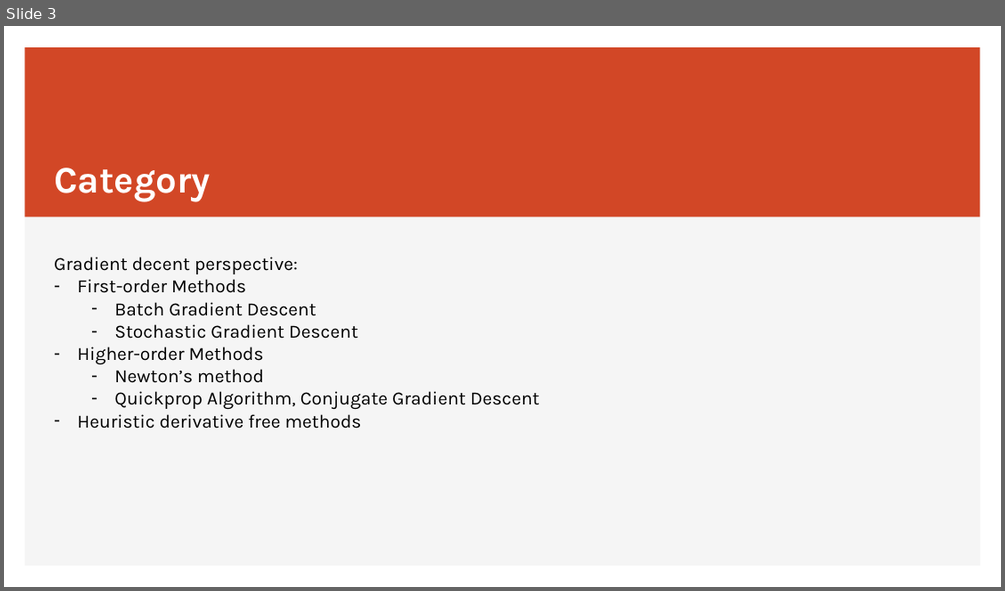
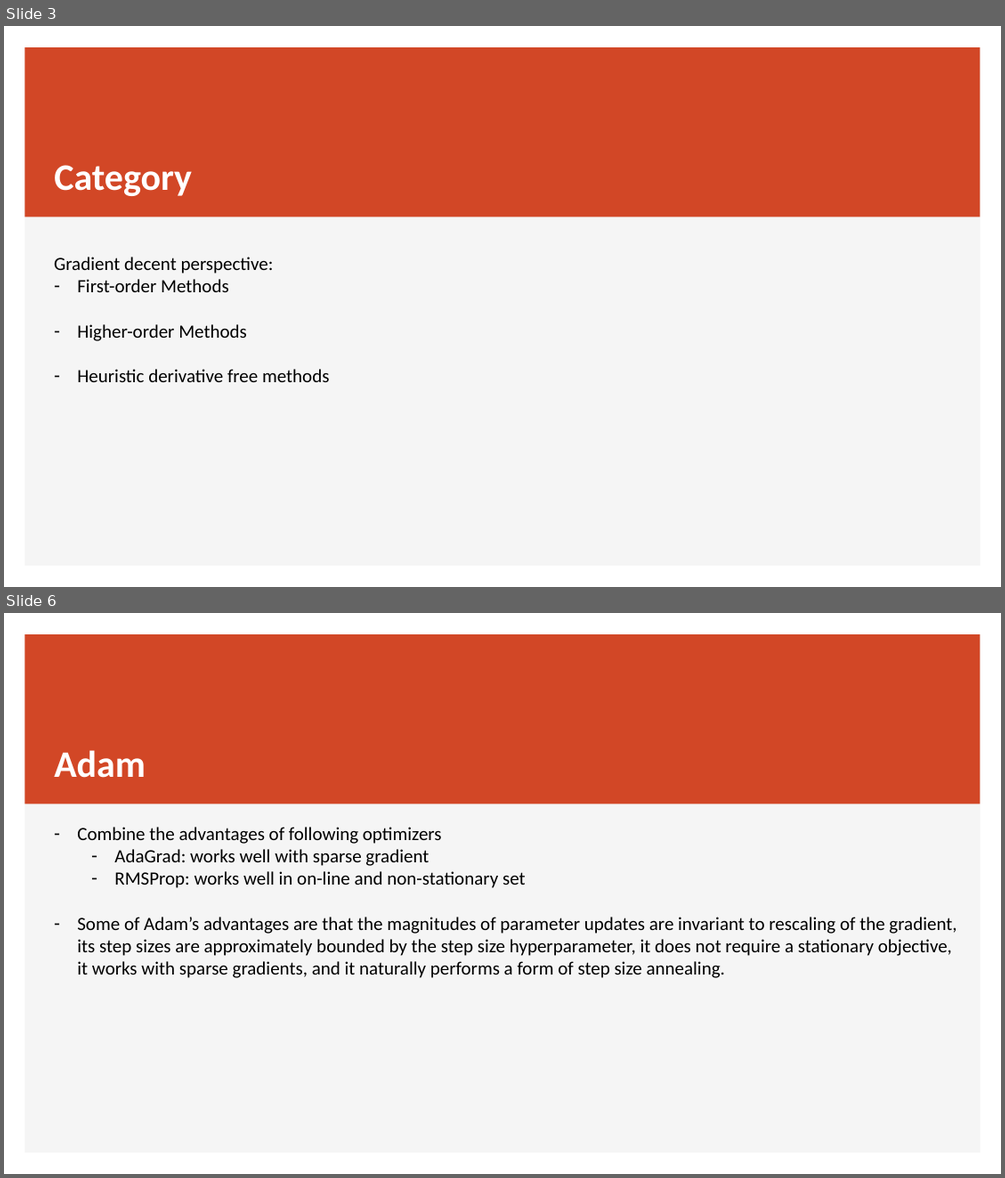
Before and after one commit to JiadaoZ22/Writings, a slide deck: IUPUI/ECE662/submission1_optimization.pptx. Shown one above the other, each under a label of ours: slide 3 before the commit, slides 3 and 6 after it; the slides between them are not shown. The pictures are 1005x591 and 1005x1178 pixels, drawn with LibreOffice and Linux fonts; fonts in the diff are those of the drawing. Boxes give left, top, right and bottom in pixels: in the first picture for what was removed or moved away, otherwise in the second. Text is boxed around its words. In the diff, an @@ line names an element or a change of style, - is before the commit and + after.

```diff
--- a/IUPUI/ECE662/submission1_optimization.pptx
+++ b/IUPUI/ECE662/submission1_optimization.pptx
@@ slide 6 added at [4, 613, 1001, 1174], background #FFFFFF; not listed: 2 template elements that a slide beside it also shows @@
@@ title added at [54, 750, 146, 778], 36 pt, text #FFFFFF, bold @@
+Adam
@@ text added at [77, 827, 956, 978], 18 pt, text #000000 @@
+– Combine the advantages of following optimizers
+  – AdaGrad: works well with sparse gradient
+  – RMSProp: works well in on-line and non-stationary set
+– Some of Adam’s advantages are that the magnitudes of parameter updates are invariant to rescaling of the gradient, its step sizes are approximately bounded by the step size hyperparameter, it does not require a stationary objective, it works with sparse gradients, and it naturally performs a form of step size annealing.
@@ slide 3 changed as well @@
@@ title "Category" at [54, 165, 192, 196]: font Karla to Calibri; line spacing 1 to 0.9; vertical alignment bottom to middle @@
@@ text "Gradient decent perspective:" at [54, 257, 329, 382]: font Karla to Calibri @@
@@ text at [114, 302, 358, 338]: paragraphs removed @@
-  – Batch Gradient Descent
-  – Stochastic Gradient Descent
@@ text at [114, 369, 540, 409]: paragraphs removed @@
-  – Newton’s method
-  – Quickprop Algorithm, Conjugate Gradient Descent
```
Also in this commit, not shown: 3 other slides changed, 7 other slides added, 4 slides removed.
